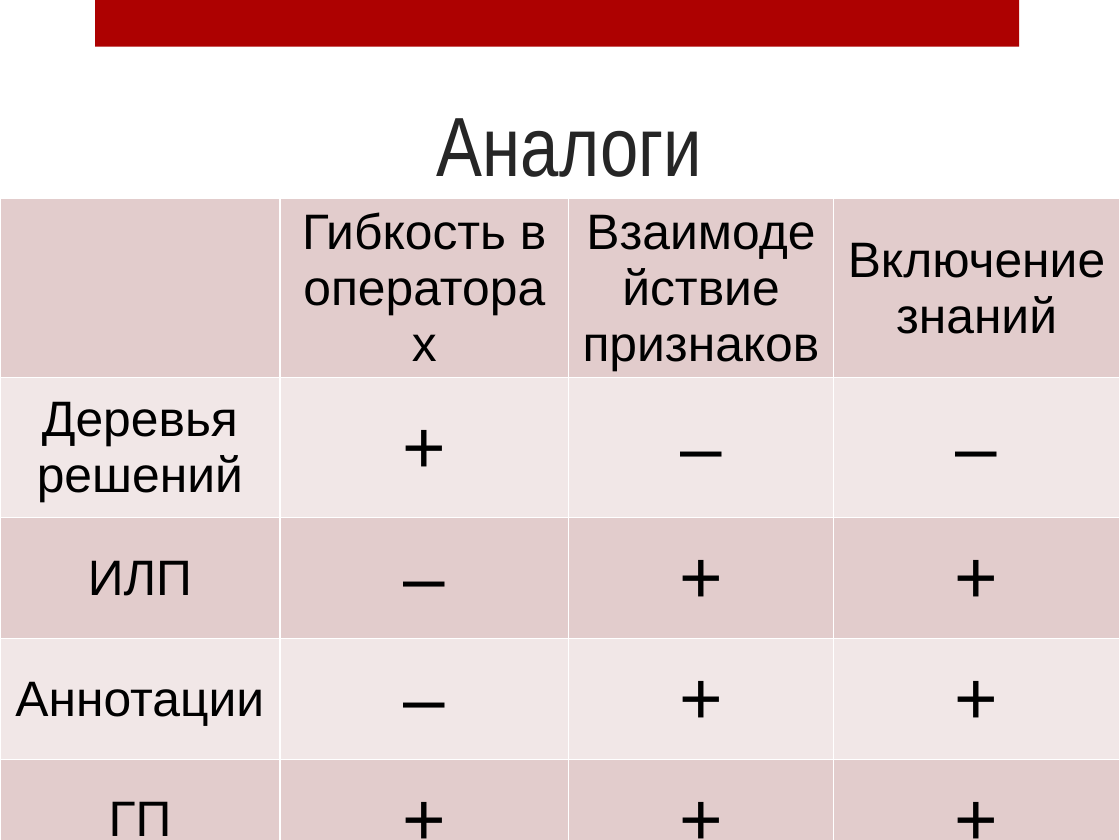
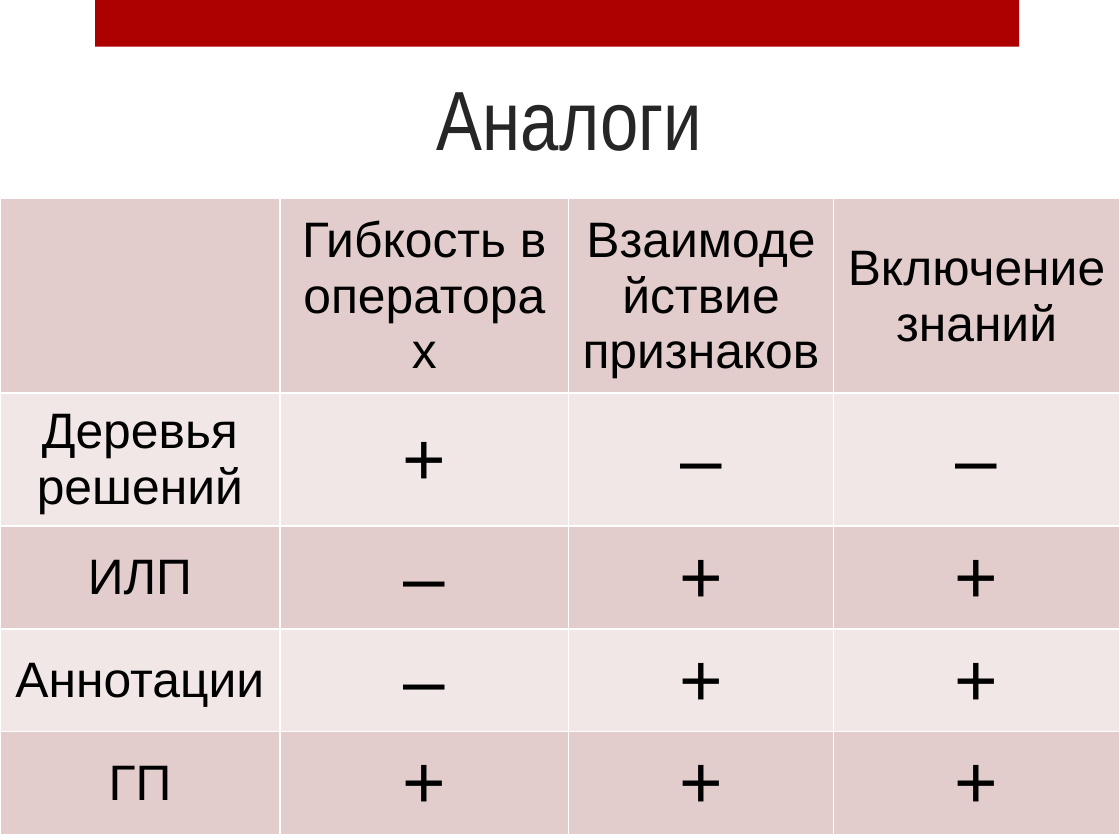
Before and after one commit to AnnaIbakaeva/Genetic, a slide deck: slide 10 of Диплом/Магистратура.pptx. Drawn at 1120x840 pixels with LibreOffice and Linux fonts; fonts in the diff are those of the drawing; background and template pictures are left out. Boxes give left, top, right and bottom in pixels: in the first picture for what was removed or moved away, otherwise in the second. Text is boxed around its words. In the diff, an @@ line names an element or a change of style, - is before the commit and + after.

```diff
--- a/Диплом/Магистратура.pptx
+++ b/Диплом/Магистратура.pptx
@@ title "Аналоги": place and size @@
-title "Аналоги" at bbox=[437, 118, 702, 177]
+title "Аналоги" at bbox=[437, 92, 702, 151]
@@ table: place and size @@
-table at bbox=[0, 198, 1120, 840]
+table at bbox=[0, 198, 1120, 834]
```
Also in this commit, not shown: 3 other slides changed, 4 other files.
